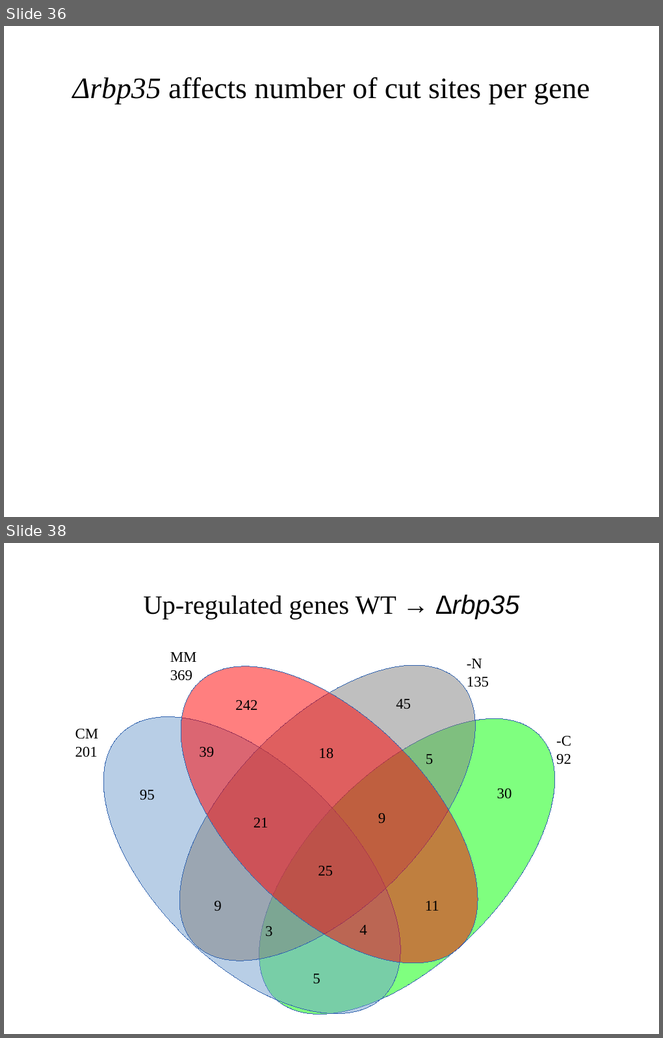
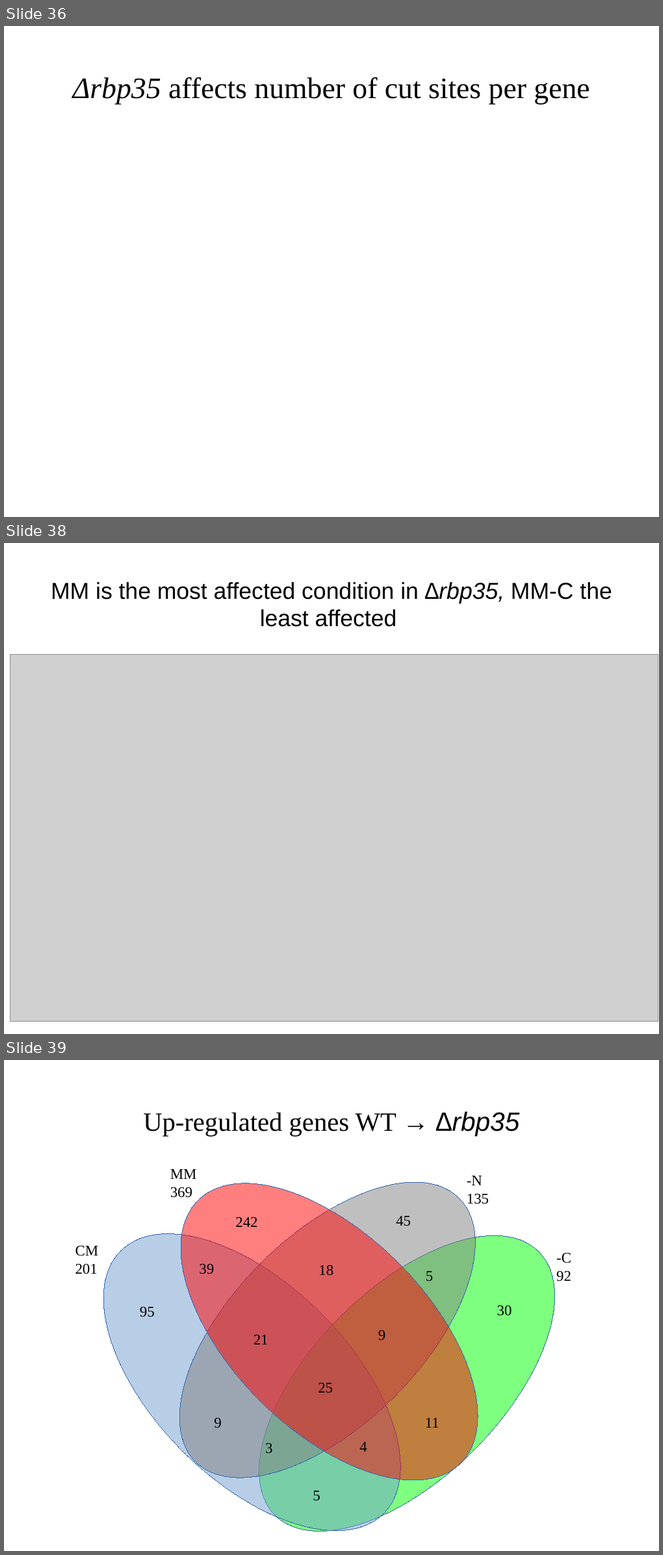
Before and after one commit to wilkinsonlab/m-oryzae-polya, a slide deck: doc/version_21/oryzae_presentation.odp. Shown one above the other, each under a label of ours: slides 36 and 38 before the commit, slides 36, 38 and 39 after it; the slides between them are not shown. The pictures are 663x1038 and 663x1555 pixels, drawn with LibreOffice and Linux fonts; fonts in the diff are those of the drawing; grey boxes stand for pictures. Boxes give left, top, right and bottom in pixels: in the first picture for what was removed or moved away, otherwise in the second. Text is boxed around its words. In the diff, an @@ line names an element or a change of style, - is before the commit and + after.

```diff
--- a/doc/version_21/oryzae_presentation.odp
+++ b/doc/version_21/oryzae_presentation.odp
@@ slide 38 added at <box>4,543,659,1034</box>, background #FFFFFF @@
@@ title added at <box>51,582,612,627</box>, 28 pt, text #000000 @@
+MM is the most affected condition in ∆rbp35, MM-C the least affected
@@ picture added at <box>10,654,659,1021</box> @@
@@ what was slide 38 is now slide 39 @@
```
Also in this commit, not shown: 16 slides changed, 5 other files.
